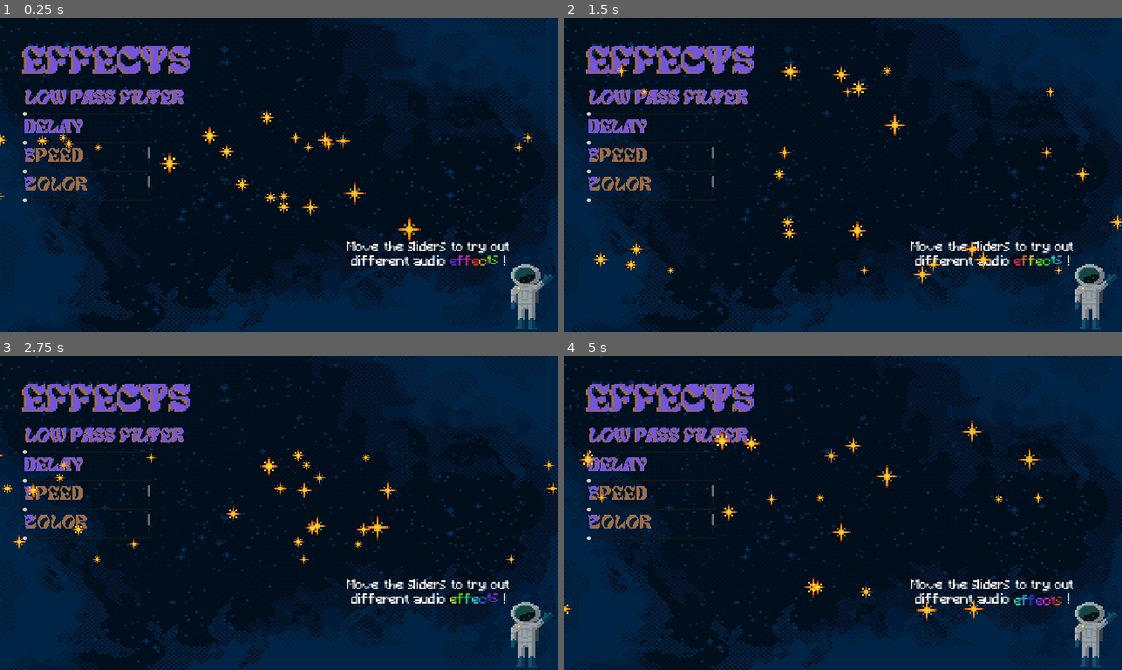
Above: before the commit, frames 1-4 (two rows, left to right).
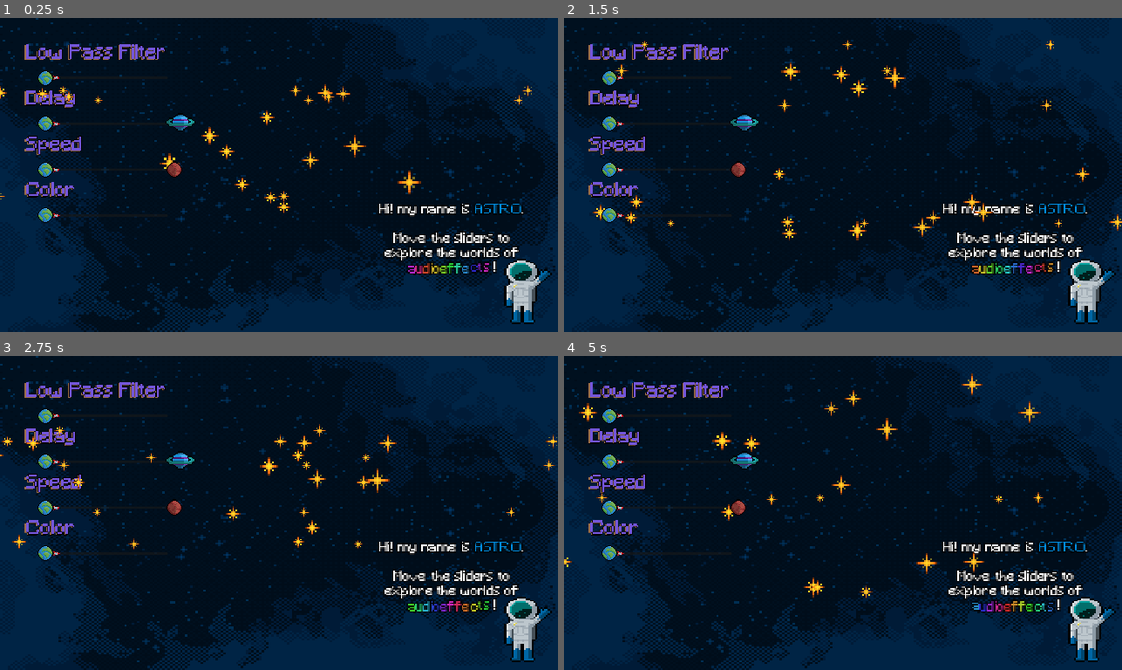
Above: after the commit, the same moments.

Repository: mengo1993/gianluandreeducationalgamejam
Game: Godot game, scene res://game.tscn
The game is run twice, just before and just after one commit, with the same random seed, the same clock (stepped at 60 frames per second) and the same inputs. Sound files missing from this copy of the repository are replaced by a short silence.
Inputs:
- Up to frame 1 (0.25 s): no input
- Up to frame 2 (1.5 s): no input
- Up to frame 3 (2.75 s): no input
- Up to frame 4 (5 s): no input

The runs differ from the first frame. In frame 1, 9.5% of the frame differs, in the area x 0-100%, y 8-100%; in frame 2, 9.5%; in frame 3, 9.5%; in frame 4, 9.6%, in the area x 0-100%, y 5-100%.

Commit message:
Gianlu giusto

Diff:
--- /dev/null
+++ b/Slider_theme.tres
@@ -0,0 +1,30 @@
+[gd_resource type="Theme" load_steps=9 format=3 uid="uid://5bojobj2xa28"]
+
+[ext_resource type="Texture2D" uid="uid://bue4b6825g4vj" path="res://spaceship_slider.png" id="1_h00ic"]
+[ext_resource type="Texture2D" uid="uid://b4j6yi7akw2yy" path="res://spaceship_b_w.png" id="2_k5t3r"]
+[ext_resource type="Texture2D" uid="uid://c5h7yk48mr606" path="res://barra_slider_colorata.png" id="3_4krrs"]
+
+[sub_resource type="AtlasTexture" id="AtlasTexture_80cx4"]
+atlas = ExtResource("1_h00ic")
+
+[sub_resource type="AtlasTexture" id="AtlasTexture_e8heu"]
+atlas = ExtResource("2_k5t3r")
+
+[sub_resource type="AtlasTexture" id="AtlasTexture_rvswv"]
+atlas = ExtResource("1_h00ic")
+
+[sub_resource type="StyleBoxTexture" id="StyleBoxTexture_h00ic"]
+texture = ExtResource("3_4krrs")
+axis_stretch_horizontal = 1
+modulate_color = Color(1, 1, 1, 0.278431)
+
+[sub_resource type="StyleBoxTexture" id="StyleBoxTexture_boyg6"]
+texture = ExtResource("3_4krrs")
+axis_stretch_horizontal = 1
+
+[resource]
+HSlider/icons/grabber = SubResource("AtlasTexture_80cx4")
+HSlider/icons/grabber_disabled = SubResource("AtlasTexture_e8heu")
+HSlider/icons/grabber_highlight = SubResource("AtlasTexture_rvswv")
+HSlider/styles/grabber_area = SubResource("StyleBoxTexture_h00ic")
+HSlider/styles/grabber_area_highlight = SubResource("StyleBoxTexture_boyg6")
--- /dev/null
+++ b/Text_astro.tres
@@ -0,0 +1,7 @@
+[gd_resource type="Theme" load_steps=2 format=3 uid="uid://cb6cfuisv1qi8"]
+
+[ext_resource type="FontFile" uid="uid://dcgp7s2bj44md" path="res://Minecraft.ttf" id="1_ks0bs"]
+
+[resource]
+RichTextLabel/constants/outline_size = 3
+RichTextLabel/fonts/normal_font = ExtResource("1_ks0bs")
--- a/game.tscn
+++ b/game.tscn
@@ -1,14 +1,19 @@
-[gd_scene load_steps=11 format=3 uid="uid://vyr58uj6ttm4"]
+[gd_scene load_steps=16 format=3 uid="uid://vyr58uj6ttm4"]
 
 [ext_resource type="PackedScene" uid="uid://b1nekjdd22fr" path="res://particles.tscn" id="1_80nbo"]
 [ext_resource type="Script" uid="uid://bs17o8jabrqto" path="res://game.gd" id="1_e2o6t"]
 [ext_resource type="Texture2D" uid="uid://dlv8peo0eqtri" path="res://Sky.png" id="2_7jktm"]
+[ext_resource type="Theme" uid="uid://cb6cfuisv1qi8" path="res://Text_astro.tres" id="2_hve3p"]
+[ext_resource type="Texture2D" uid="uid://b3puf3jejvaro" path="res://spaceman_2.png" id="3_lc2xo"]
 [ext_resource type="Texture2D" uid="uid://dtj0u25vb4cj5" path="res://star-Sheet.png" id="5_7jktm"]
-[ext_resource type="Texture2D" uid="uid://ciuexrkjm2si5" path="res://spaceman.png" id="5_j5wjh"]
+[ext_resource type="Texture2D" uid="uid://cjgdhww3ehfd4" path="res://earth_slider.png" id="6_215e1"]
+[ext_resource type="Theme" uid="uid://tdokecx2vxsu" path="res://theme_effects.tres" id="6_mfdv2"]
 [ext_resource type="Texture2D" uid="uid://bhrk67j77npv5" path="res://particella_star.png" id="6_ryrav"]
 [ext_resource type="FontFile" uid="uid://dcgp7s2bj44md" path="res://Minecraft.ttf" id="6_vef74"]
-[ext_resource type="FontFile" uid="uid://ccesmqa00ae1l" path="res://Mleitod Personal Use Only.ttf" id="7_hve3p"]
+[ext_resource type="Theme" uid="uid://5bojobj2xa28" path="res://Slider_theme.tres" id="7_mfdv2"]
+[ext_resource type="Texture2D" uid="uid://ugw3xa6sq1nu" path="res://jupiter.png" id="9_7sc4i"]
 [ext_resource type="AudioStream" uid="uid://bbu52caa8ogh4" path="res://Jam_loop_1.wav" id="9_vef74"]
+[ext_resource type="Texture2D" uid="uid://cpweqp1nauskj" path="res://mars.png" id="13_215e1"]
 
 [sub_resource type="AtlasTexture" id="AtlasTexture_ryrav"]
 atlas = ExtResource("5_7jktm")
@@ -26,6 +31,7 @@
 offset_bottom = 1080.0
 grow_horizontal = 2
 grow_vertical = 2
+theme = ExtResource("2_hve3p")
 
 [node name="Sfondo_Space" type="TextureRect" parent="Control"]
 modulate = Color(3.46541e-06, 0.638795, 0.875171, 1)
@@ -43,12 +49,12 @@
 [node name="Spaceman" type="TextureRect" parent="Control"]
 texture_filter = 1
 layout_mode = 0
-offset_left = 576.0
-offset_top = 279.0
-offset_right = 616.0
-offset_bottom = 328.0
+offset_left = 568.0
+offset_top = 271.0
+offset_right = 608.0
+offset_bottom = 320.0
 scale = Vector2(1.667, 1.667)
-texture = ExtResource("5_j5wjh")
+texture = ExtResource("3_lc2xo")
 flip_h = true
 
 [node name="Spaceman_Text" type="RichTextLabel" parent="Control/Spaceman"]
@@ -59,10 +65,10 @@
 anchor_top = -3.362
 anchor_right = 1.325
 anchor_bottom = 1.0
-offset_left = 36.28
-offset_top = 140.338
-offset_right = -44.8
-offset_bottom = -36.4
+offset_left = 57.4975
+offset_top = 129.345
+offset_right = -23.5825
+offset_bottom = -34.3929
 theme_override_fonts/normal_font = ExtResource("6_vef74")
 theme_override_font_sizes/bold_italics_font_size = 0
 theme_override_font_sizes/italics_font_size = 0
@@ -70,46 +76,9 @@
 theme_override_font_sizes/normal_font_size = 9
 theme_override_font_sizes/bold_font_size = 0
 bbcode_enabled = true
-text = "
-Move the sliders to try out different audio [rainbow][wave]effects [/wave][/rainbow]!"
-horizontal_alignment = 1
-
-[node name="Effects_Text" type="Control" parent="Control"]
-anchors_preset = 0
-offset_left = -89.0
-offset_top = 6.0
-offset_right = -49.0
-offset_bottom = 46.0
-scale = Vector2(0.667, 0.667)
-
-[node name="RichTextLabel2" type="RichTextLabel" parent="Control/Effects_Text"]
-texture_filter = 1
-texture_repeat = 1
-custom_minimum_size = Vector2(0, 70)
-layout_mode = 0
-offset_left = 127.0
-offset_top = 36.5
-offset_right = 501.0
-offset_bottom = 106.5
-theme_override_fonts/normal_font = ExtResource("7_hve3p")
-theme_override_font_sizes/normal_font_size = 66
-bbcode_enabled = true
-text = "[color=#9d6e4a]Effects"
-horizontal_alignment = 1
-
-[node name="RichTextLabel" type="RichTextLabel" parent="Control/Effects_Text"]
-texture_filter = 1
-texture_repeat = 1
-custom_minimum_size = Vector2(0, 70)
-layout_mode = 0
-offset_left = 137.5
-offset_top = 34.5
-offset_right = 497.5
-offset_bottom = 104.5
-theme_override_fonts/normal_font = ExtResource("7_hve3p")
-theme_override_font_sizes/normal_font_size = 66
-bbcode_enabled = true
-text = "[color=#7456da]Effects"
+text = "Hi! my name is [color=#008ce0]ASTRO[/color].
+
+Move the sliders to explore the worlds of  [rainbow][wave] audioeffects [/wave][/rainbow]!"
 horizontal_alignment = 1
 
 [node name="Container_V_ Effects" type="VBoxContainer" parent="Control"]
@@ -117,9 +86,9 @@
 anchors_preset = 9
 anchor_bottom = 1.0
 offset_left = 26.0
-offset_top = 81.0
-offset_right = 473.0
-offset_bottom = -60.0
+offset_top = 30.0
+offset_right = 627.0
+offset_bottom = -120.0
 grow_vertical = 2
 scale = Vector2(0.333, 0.333)
 
@@ -136,7 +105,7 @@
 offset_top = 3.0
 offset_right = 568.0
 offset_bottom = 73.0
-theme_override_fonts/normal_font = ExtResource("7_hve3p")
+theme = ExtResource("6_mfdv2")
 theme_override_font_sizes/normal_font_size = 66
 bbcode_enabled = true
 text = "[color=#9d6e4a]Low Pass Filter"
@@ -149,15 +118,17 @@
 offset_left = 12.012
 offset_right = 589.012
 offset_bottom = 70.0
-theme_override_fonts/normal_font = ExtResource("7_hve3p")
+theme = ExtResource("6_mfdv2")
 theme_override_font_sizes/normal_font_size = 66
 bbcode_enabled = true
 text = "[color=#7456da]Low Pass Filter
 "
 
 [node name="sliderLifetime" type="HSlider" parent="Control/Container_V_ Effects"]
-custom_minimum_size = Vector2(200, 2)
-layout_mode = 2
+custom_minimum_size = Vector2(400, 75)
+layout_mode = 2
+size_flags_horizontal = 4
+theme = ExtResource("7_mfdv2")
 
 [node name="Delay_Text" type="Control" parent="Control/Container_V_ Effects"]
 custom_minimum_size = Vector2(0, 75)
@@ -172,7 +143,7 @@
 offset_top = 3.0
 offset_right = 443.0
 offset_bottom = 73.0
-theme_override_fonts/normal_font = ExtResource("7_hve3p")
+theme = ExtResource("6_mfdv2")
 theme_override_font_sizes/normal_font_size = 66
 bbcode_enabled = true
 text = "[color=#9d6e4a]Delay"
@@ -182,18 +153,21 @@
 texture_repeat = 1
 custom_minimum_size = Vector2(0, 70)
 layout_mode = 0
-offset_left = 3.0
-offset_top = 3.0
-offset_right = 439.0
-offset_bottom = 73.0
-theme_override_fonts/normal_font = ExtResource("7_hve3p")
+offset_left = 12.012
+offset_top = 0.0991118
+offset_right = 448.012
+offset_bottom = 70.0991
+theme = ExtResource("6_mfdv2")
 theme_override_font_sizes/normal_font_size = 66
 bbcode_enabled = true
 text = "[color=#7456da]Delay
 "
 
 [node name="sliderAmount" type="HSlider" parent="Control/Container_V_ Effects"]
-layout_mode = 2
+custom_minimum_size = Vector2(400, 75)
+layout_mode = 2
+size_flags_horizontal = 4
+theme = ExtResource("7_mfdv2")
 
 [node name="?_Text" type="Control" parent="Control/Container_V_ Effects"]
 custom_minimum_size = Vector2(0, 75)
@@ -208,29 +182,31 @@
 offset_top = 3.0
 offset_right = 443.0
 offset_bottom = 73.0
-theme_override_fonts/normal_font = ExtResource("7_hve3p")
-theme_override_font_sizes/normal_font_size = 66
-bbcode_enabled = true
-text = "[color=#9d6e4a]speed"
+theme = ExtResource("6_mfdv2")
+theme_override_font_sizes/normal_font_size = 66
+bbcode_enabled = true
+text = "[color=#9d6e4a]Speed"
 
 [node name="RichTextLabel" type="RichTextLabel" parent="Control/Container_V_ Effects/?_Text"]
 texture_filter = 1
 texture_repeat = 1
 custom_minimum_size = Vector2(0, 70)
 layout_mode = 0
-offset_left = 3.0
-offset_top = 3.0
-offset_right = 439.0
-offset_bottom = 73.0
-theme_override_fonts/normal_font = ExtResource("7_hve3p")
-theme_override_font_sizes/normal_font_size = 66
-bbcode_enabled = true
-text = "[color=#7456da]?
-
+offset_left = 12.012
+offset_top = 0.198248
+offset_right = 448.012
+offset_bottom = 70.1982
+theme = ExtResource("6_mfdv2")
+theme_override_font_sizes/normal_font_size = 66
+bbcode_enabled = true
+text = "[color=#7456da]Speed
 "
 
 [node name="sliderSpeed" type="HSlider" parent="Control/Container_V_ Effects"]
-layout_mode = 2
+custom_minimum_size = Vector2(400, 75)
+layout_mode = 2
+size_flags_horizontal = 4
+theme = ExtResource("7_mfdv2")
 
 [node name="??_Text" type="Control" parent="Control/Container_V_ Effects"]
 custom_minimum_size = Vector2(0, 75)
@@ -245,29 +221,31 @@
 offset_top = 3.0
 offset_right = 443.0
 offset_bottom = 73.0
-theme_override_fonts/normal_font = ExtResource("7_hve3p")
-theme_override_font_sizes/normal_font_size = 66
-bbcode_enabled = true
-text = "[color=#9d6e4a]color"
+theme = ExtResource("6_mfdv2")
+theme_override_font_sizes/normal_font_size = 66
+bbcode_enabled = true
+text = "[color=#9d6e4a]Color"
 
 [node name="RichTextLabel" type="RichTextLabel" parent="Control/Container_V_ Effects/??_Text"]
 texture_filter = 1
 texture_repeat = 1
 custom_minimum_size = Vector2(0, 70)
 layout_mode = 0
-offset_left = 3.0
-offset_top = 3.0
-offset_right = 439.0
-offset_bottom = 73.0
-theme_override_fonts/normal_font = ExtResource("7_hve3p")
-theme_override_font_sizes/normal_font_size = 66
-bbcode_enabled = true
-text = "[color=#7456da]?
-
+offset_left = 12.012
+offset_top = 0.297316
+offset_right = 448.012
+offset_bottom = 70.2973
+theme = ExtResource("6_mfdv2")
+theme_override_font_sizes/normal_font_size = 66
+bbcode_enabled = true
+text = "[color=#7456da]Color
 "
 
 [node name="sliderColor" type="HSlider" parent="Control/Container_V_ Effects"]
-layout_mode = 2
+custom_minimum_size = Vector2(400, 75)
+layout_mode = 2
+size_flags_horizontal = 4
+theme = ExtResource("7_mfdv2")
 
 [node name="Audio_Main" type="AudioStreamPlayer2D" parent="."]
 stream = ExtResource("9_vef74")
@@ -291,10 +269,41 @@
 
 [node name="Particles" parent="ParticlesManager" instance=ExtResource("1_80nbo")]
 texture_filter = 1
-position = Vector2(198, 189)
+position = Vector2(198, 135)
 scale = Vector2(7, 7)
 amount = 17
 texture = SubResource("AtlasTexture_ryrav")
+
+[node name="Planets" type="Node2D" parent="."]
+
+[node name="Earth_group" type="CanvasGroup" parent="Planets"]
+
+[node name="Earth" type="Sprite2D" parent="Planets/Earth_group"]
+position = Vector2(52, 69)
+texture = ExtResource("6_215e1")
+
+[node name="Earth2" type="Sprite2D" parent="Planets/Earth_group"]
+position = Vector2(52, 121)
+texture = ExtResource("6_215e1")
+
+[node name="Earth3" type="Sprite2D" parent="Planets/Earth_group"]
+position = Vector2(52, 174)
+texture = ExtResource("6_215e1")
+
+[node name="Earth4" type="Sprite2D" parent="Planets/Earth_group"]
+position = Vector2(52, 226)
+texture = ExtResource("6_215e1")
+
+[node name="Other_planets" type="CanvasGroup" parent="Planets"]
+
+[node name="Mars" type="Sprite2D" parent="Planets/Other_planets"]
+position = Vector2(198, 174)
+texture = ExtResource("13_215e1")
+
+[node name="Jupiter" type="Sprite2D" parent="Planets/Other_planets"]
+position = Vector2(207, 119)
+scale = Vector2(1.3, 1.3)
+texture = ExtResource("9_7sc4i")
 
 [connection signal="value_changed" from="Control/Container_V_ Effects/sliderLifetime" to="." method="_on_slider_lifetime_value_changed"]
 [connection signal="value_changed" from="Control/Container_V_ Effects/sliderAmount" to="." method="_on_slider_amount_value_changed"]
--- /dev/null
+++ b/theme_effects.tres
@@ -0,0 +1,8 @@
+[gd_resource type="Theme" load_steps=2 format=3 uid="uid://tdokecx2vxsu"]
+
+[ext_resource type="FontFile" uid="uid://dcgp7s2bj44md" path="res://Minecraft.ttf" id="1_st186"]
+
+[resource]
+RichTextLabel/colors/font_outline_color = Color(0, 0, 0, 1)
+RichTextLabel/constants/outline_size = 5
+RichTextLabel/fonts/normal_font = ExtResource("1_st186")
Binary file added: barra_slider_colorata.png
Binary file added: earth_slider.png
Binary file added: jupiter.png
Binary file added: mars.png
Binary file added: spaceman_2.png
Binary file added: spaceship_b_w.png
Binary file added: spaceship_slider.png
